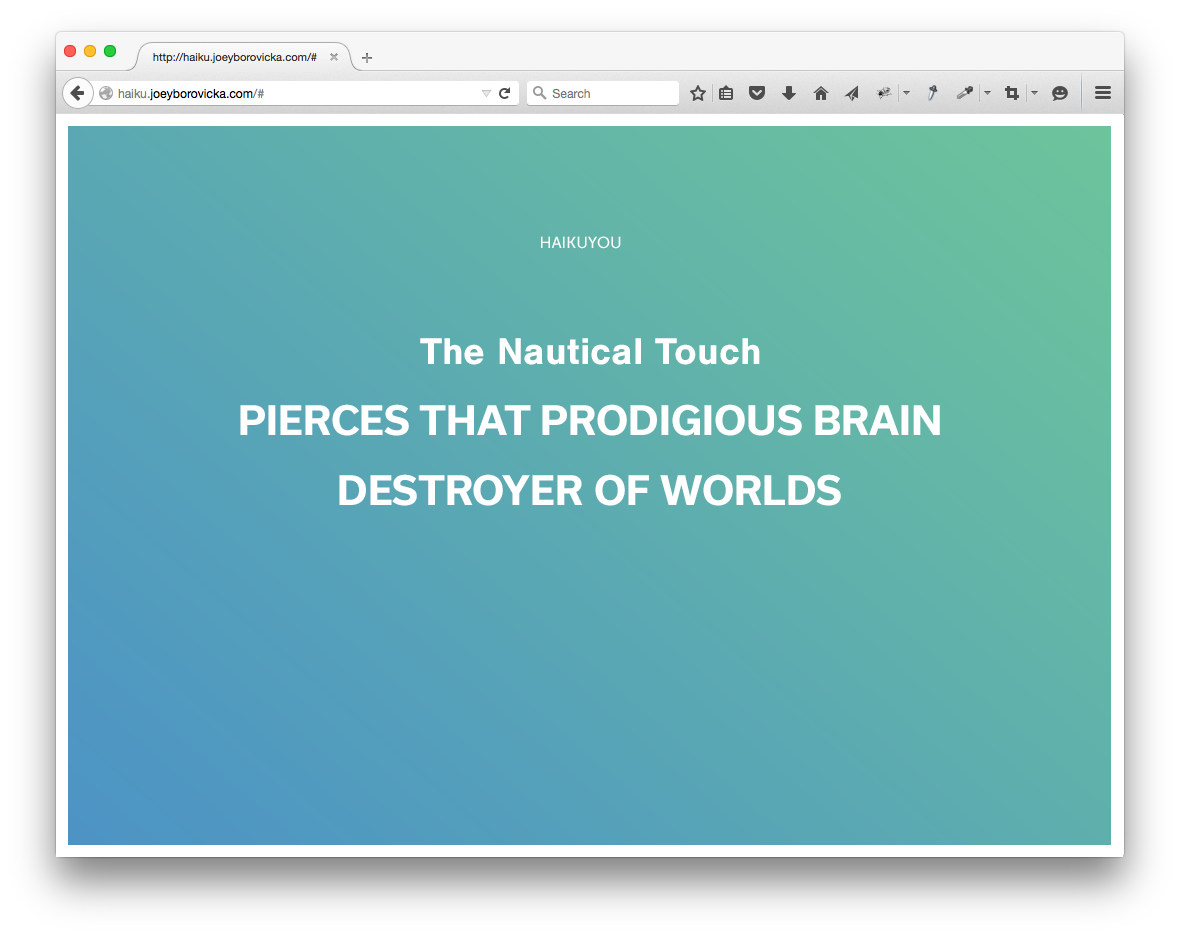
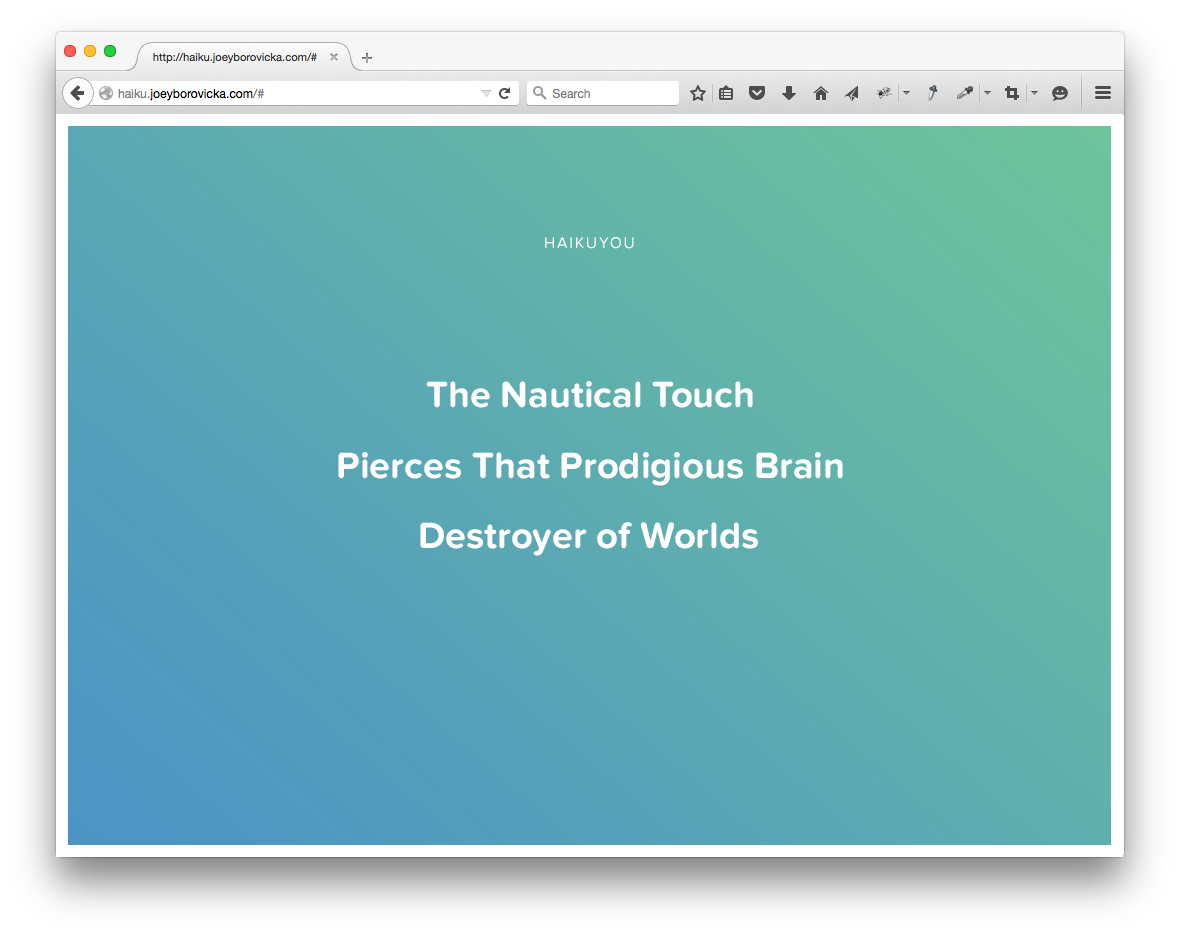
Two versions of the same layered image (w=1180, h=937). Layer-by-layer changes:
renamed "DESTROYER OF WORLDS" to "Destroyer of Worlds", painted on it over [339, 474, 841, 556]
renamed "PIERCES THAT PRODIGIOUS BRAIN" to "Pierces That Prodigious Brain", painted on it over [240, 404, 940, 486]
painted on "The Nautical Touch" over [420, 338, 760, 408]
painted on "HAIKUYOU" over [541, 236, 634, 249]
